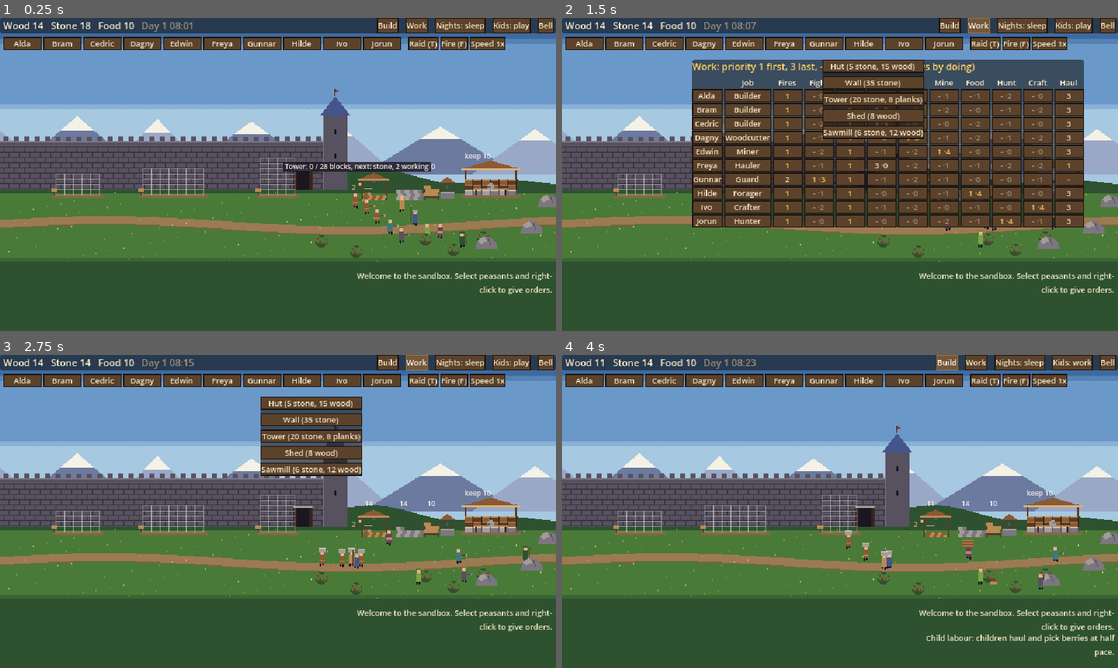
Above: before the commit, frames 1-4 (two rows, left to right).
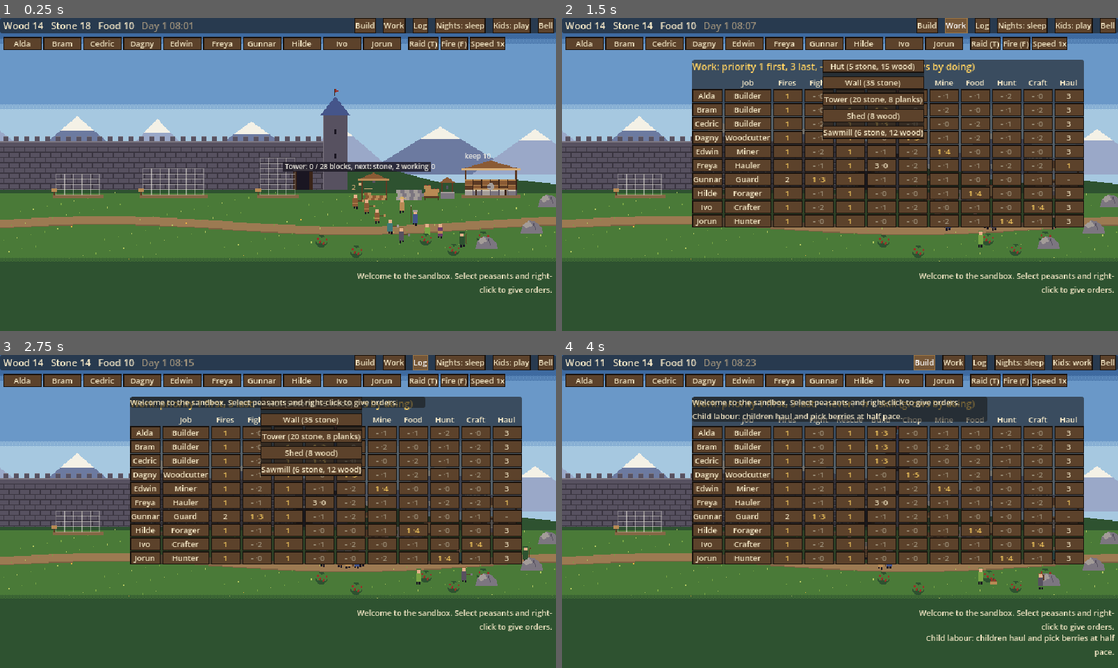
Above: after the commit, the same moments.

Repository: henrikmoepe-del/basebygger
Game: Godot game, scene res://sandbox/sandbox.tscn
Same seed, same stepped clock (60 frames per second), same inputs: the game is played once before the commit and once after it. This scene is started directly instead of the project's main scene.
Inputs (mouse positions are in pixels of both pictures, inside the frame that each line leads up to):
- Up to frame 1 (0.25 s): no input
- Up to frame 2 (1.5 s): click "Build" at 0.5 s; click "Work" at 1.25 s
- Up to frame 3 (2.75 s): click (422, 361) at 2 s, where only the run after the commit has a clickable "Log"
- Up to frame 4 (4 s): click "Kids: play" at 2.75 s; click "Build" at 3.5 s

The runs differ from the first frame. In frame 1, 0.5% of the frame differs, in the area x 63-77%, y 0-63%; in frame 2, 0.6%; in frame 3, 35%; in frame 4, 38%, in the area x 23-94%, y 0-69%.

Commit message:
Sandbox: a message log (J); own spots in depth at the stockyard, well and table
Co-Authored-By: Claude Opus 5.5 <noreply@anthropic.com>
Claude-Session: https://claude.ai/code/session_01KRfBmN2ZEbarco8VY7eoa6

Diff:
--- a/sandbox/sandbox.gd
+++ b/sandbox/sandbox.gd
@@ -950,6 +950,8 @@
 				toggle_pause()
 			KEY_L:
 				set_alarm(not alarm)
+			KEY_J:
+				hud.toggle_log()
 			KEY_X:
 				toggle_forbid(get_global_mouse_position())
 			KEY_A when (event as InputEventKey).ctrl_pressed:
--- a/sandbox/sb_hud.gd
+++ b/sandbox/sb_hud.gd
@@ -26,6 +26,8 @@
 var _log: VBoxContainer
 var _work: PanelContainer
 var _draft_button: Button
+var _log_panel: PanelContainer
+var _log_text: Label
 var _ask: PanelContainer
 var _ask_label: Label
 var _card: PanelContainer
@@ -56,6 +58,7 @@
 	_make_site_panel()
 	_make_card()
 	_make_ask()
+	_make_log_panel()
 	world.traveller_changed.connect(rebuild_bar)
 	world.question_changed.connect(_on_question)
 	var help := Label.new()
@@ -66,7 +69,9 @@
 	help.position = Vector2(4, 348)
 	_root.add_child(help)
 	world.selection_changed.connect(_rebuild_panel)
-	world.announced.connect(func(_t): _show_log())
+	world.announced.connect(func(_t):
+		_show_log()
+		_fill_log())
 	_rebuild_panel()
 
 
@@ -96,7 +101,7 @@
 	_raid_label.add_theme_color_override("font_color", UiTheme.BAD)
 	_raid_label.size_flags_horizontal = Control.SIZE_EXPAND_FILL
 	row.add_child(_raid_label)
-	for spec in [["Build", toggle_build], ["Work", toggle_work]]:
+	for spec in [["Build", toggle_build], ["Work", toggle_work], ["Log", toggle_log]]:
 		var b := _button(spec[0], spec[1])
 		_compact(b)
 		row.add_child(b)
@@ -375,6 +380,30 @@
 		site.queue_redraw()
 
 
+## The message log: the last 30 messages, newest at the bottom.
+func _make_log_panel() -> void:
+	_log_panel = PanelContainer.new()
+	_log_panel.visible = false
+	_log_panel.position = Vector2(150, 48)
+	_root.add_child(_log_panel)
+	_log_text = Label.new()
+	_log_text.add_theme_font_size_override("font_size", 9)
+	_log_text.autowrap_mode = TextServer.AUTOWRAP_WORD_SMART
+	_log_text.custom_minimum_size = Vector2(340, 0)
+	_log_panel.add_child(_log_text)
+
+
+func toggle_log() -> void:
+	_log_panel.visible = not _log_panel.visible
+	_fill_log()
+
+
+func _fill_log() -> void:
+	if _log_panel.visible:
+		_log_text.text = "\n".join(world.messages)
+		_log_panel.reset_size()
+
+
 func toggle_work() -> void:
 	_work.visible = not _work.visible
 	if _work.visible:
--- a/sandbox/sb_peasant.gd
+++ b/sandbox/sb_peasant.gd
@@ -1167,7 +1167,7 @@
 		if _go(yard.work_spot(self), delta):
 			_put_away(yard)
 		return
-	if _go(yard.position + Vector2(46 + float(hash(name) % 10), 8), delta):
+	if _go(yard.position + Vector2(46 + float(hash(name) % 10), 8.0 + float((hash(name) / 10) % 4) * 3.0), delta):
 		_anim = "eat"
 		_timer += delta
 		if _timer >= SbData.EAT_TIME:
--- a/sandbox/sb_stockyard.gd
+++ b/sandbox/sb_stockyard.gd
@@ -39,8 +39,13 @@
 	return Rect2(position + Vector2(-34, -30), Vector2(92, 34)).has_point(p)
 
 
+## Each peasant has a spot of their own in front of the yard, spread in depth
+## too, so a crowd stands side by side rather than on top of each other.
 func work_spot(peasant: Node2D) -> Vector2:
-	return position + Vector2(randf_range(-20, 20) if peasant == null else float(hash(peasant.name) % 30) - 15.0, 7.0)
+	if peasant == null:
+		return position + Vector2(randf_range(-20, 20), 7.0)
+	var h := hash(peasant.name)
+	return position + Vector2(float(h % 30) - 15.0, 6.0 + float((h / 30) % 5) * 3.0)
 
 
 func label() -> String:
--- a/sandbox/sb_well.gd
+++ b/sandbox/sb_well.gd
@@ -11,7 +11,8 @@
 
 
 func work_spot(peasant: Node2D) -> Vector2:
-	return position + Vector2(float(hash(peasant.name) % 16) - 8.0, 6.0)
+	var h := hash(peasant.name)
+	return position + Vector2(float(h % 16) - 8.0, 6.0 + float((h / 16) % 4) * 3.0)
 
 
 func label() -> String:
Not shown, changed: sandbox/README.md
